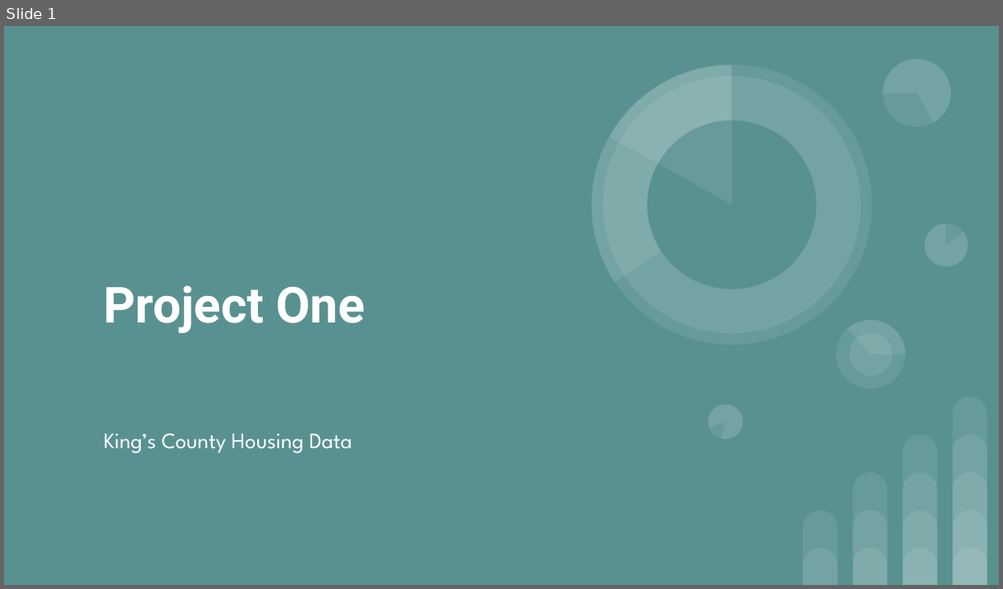
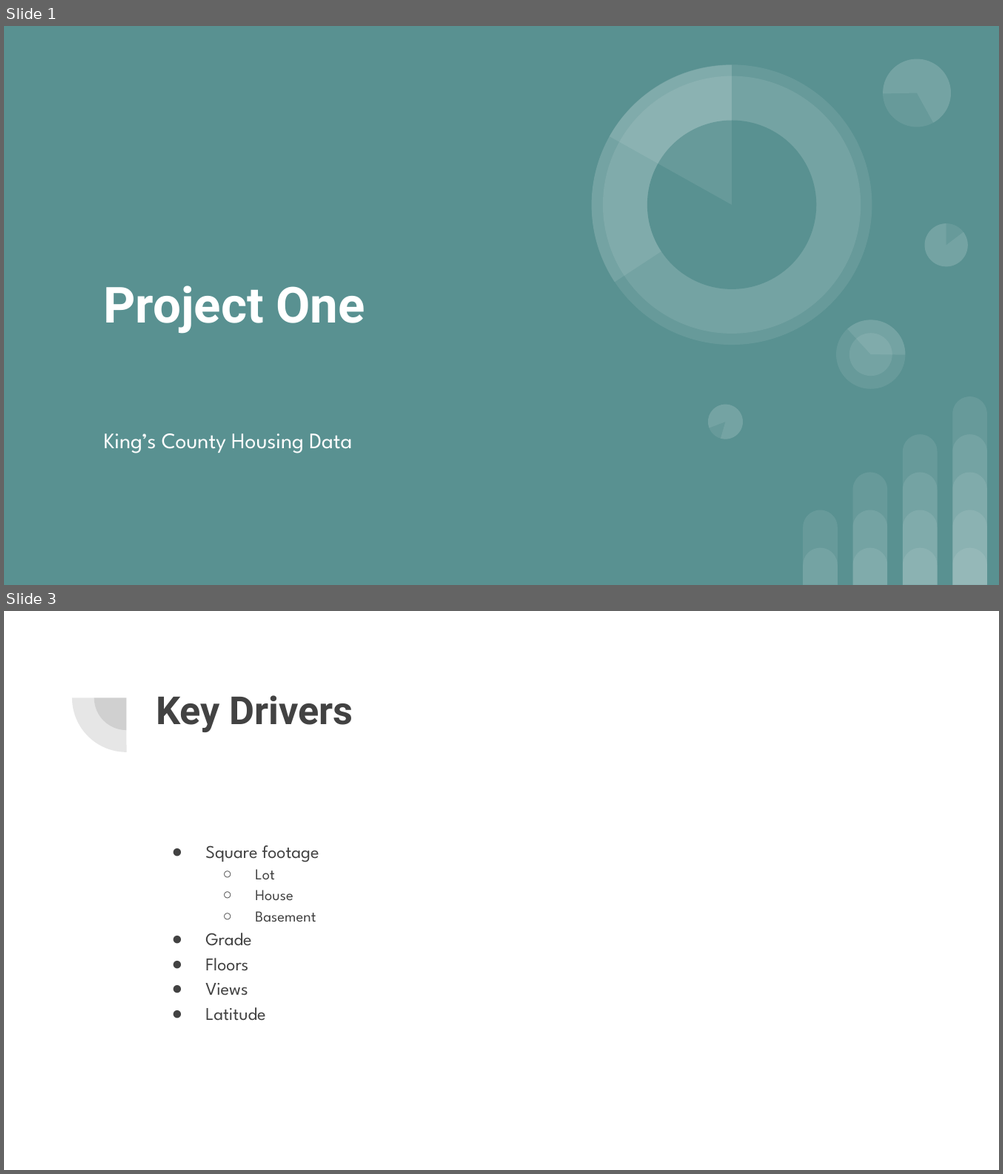
Before and after one commit to learn-co-students/dsc-1-final-project-online-ds-pt-100118, a slide deck: Project One.pptx. Shown one above the other, each under a label of ours: slide 1 before the commit, slides 1 and 3 after it; the slides between them are not shown. The pictures are 1003x589 and 1003x1174 pixels, drawn with LibreOffice and Linux fonts; fonts in the diff are those of the drawing. Boxes give left, top, right and bottom in pixels: in the first picture for what was removed or moved away, otherwise in the second. Text is boxed around its words. In the diff, an @@ line names an element or a change of style, - is before the commit and + after.

```diff
--- a/Project One.pptx
+++ b/Project One.pptx
@@ slide 3 added at <box>4,611,999,1170</box>, background #FFFFFF @@
@@ pie slice (boxed as its full ellipse) added at <box>71,644,180,752</box>, fill #424242 at 13% opacity @@
@@ pie slice (boxed as its full ellipse) added at <box>94,666,159,730</box>, fill #424242 at 13% opacity @@
@@ title added at <box>156,695,353,732</box>, 28 pt, text #424242, bold @@
+Key Drivers
@@ text added at <box>205,846,319,1021</box>, 13 pt, text #424242 @@
+● Square footage
+  ○ Lot
+  ○ House
+  ○ Basement
+● Grade
+● Floors
+● Views
+● Latitude
```
Also in this commit, not shown: 5 other slides added, 11 slides removed, 1 other file.
